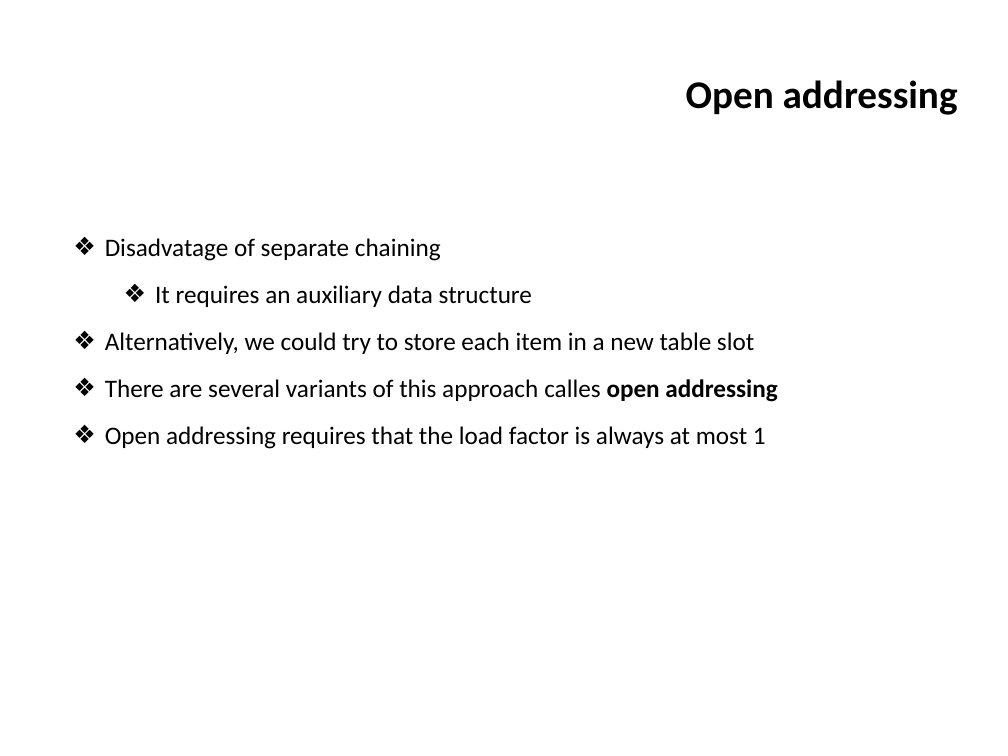
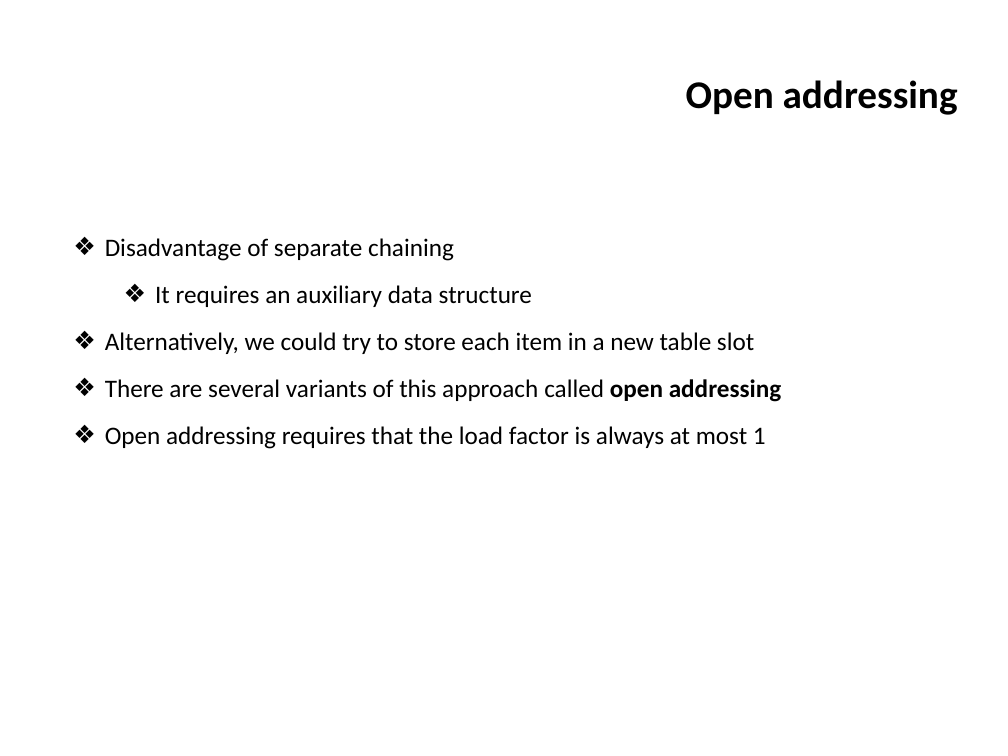
Before and after one commit to ifromm/dsa, a slide deck: slide 31 of slides/unit_5_hashtables.pptx. Drawn at 1008x756 pixels with LibreOffice and Linux fonts; fonts in the diff are those of the drawing; background and template pictures are left out. Boxes give left, top, right and bottom in pixels: in the first picture for what was removed or moved away, otherwise in the second. Text is boxed around its words. In the diff, an @@ line names an element or a change of style, - is before the commit and + after.

```diff
--- a/slides/unit_5_hashtables.pptx
+++ b/slides/unit_5_hashtables.pptx
@@ text at (105, 238, 454, 261): text changed @@
-❖ Disadvatage of separate chaining
+❖ Disadvantage of separate chaining
@@ text at (105, 379, 781, 402): text changed @@
-❖ There are several variants of this approach calles open addressing
+❖ There are several variants of this approach called open addressing
```
Also in this commit, not shown: 4 other slides changed, 1 other file.
